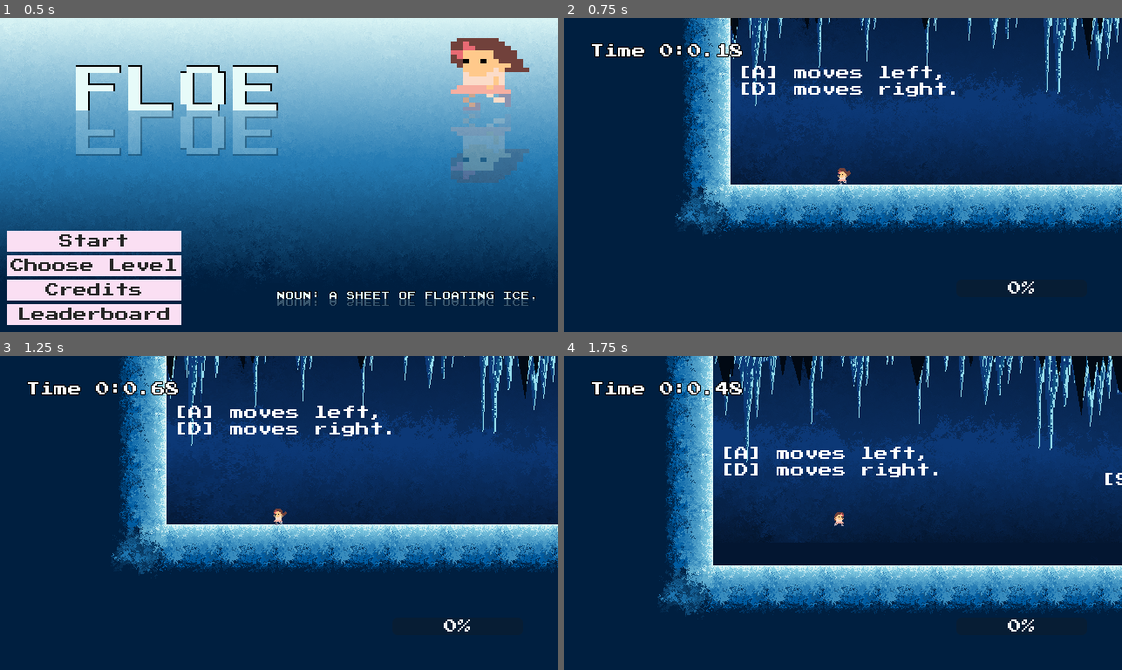
Above: before the commit, frames 1-4 (two rows, left to right).
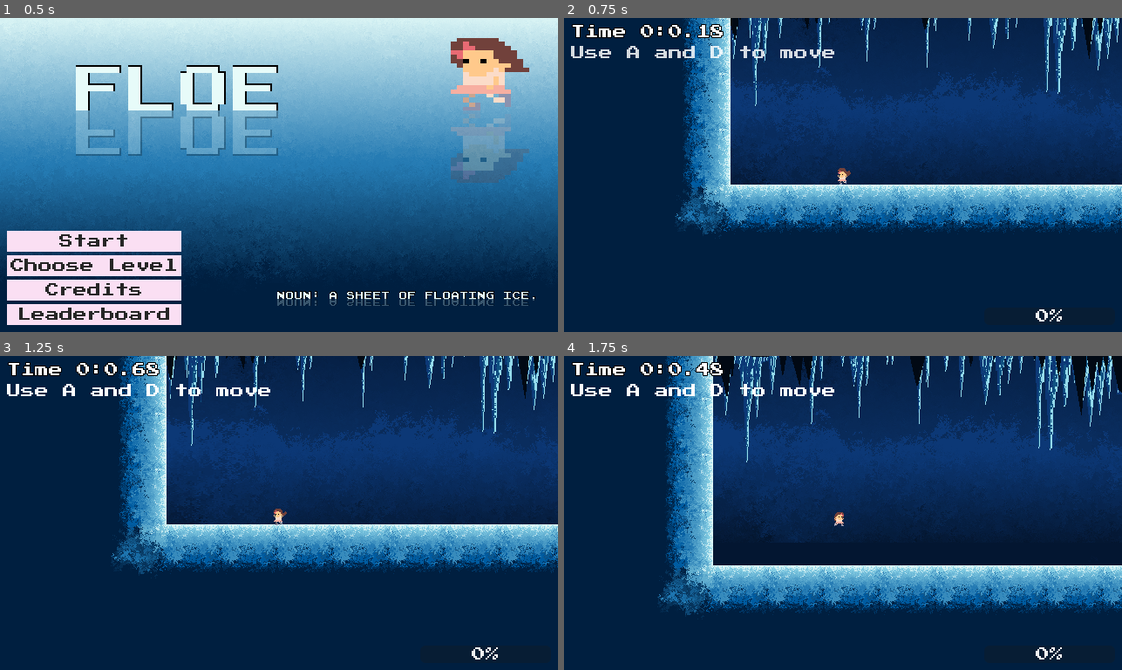
Above: after the commit, the same moments.

Repository: Bitsilisk/speedjam-8
Game: Godot game, scene res://scenes/main.tscn
Same seed, same stepped clock (60 frames per second), same inputs: the game is played once before the commit and once after it.
Inputs (mouse positions are in pixels of both pictures, inside the frame that each line leads up to):
- Up to frame 1 (0.5 s): no input
- Up to frame 2 (0.75 s): click "Start" at 0.5 s
- Up to frame 3 (1.25 s): no input
- Up to frame 4 (1.75 s): tap R (restart) at 1.25 s; move the mouse to (965, 497) at 1.27 s; hold D (move_right) from 1.28 s (still down); tap Shift (dash) at 1.35 s; click (965, 497) at 1.42 s; tap Space (jump) at 1.52 s; tap Enter (enter) at 1.55 s

Frame 1 is identical in both runs. In frame 2, 2.8% of the frame differs, in the area x 1-90%, y 1-97%; in frame 3, 2.8%; in frame 4, 2.8%, in the area x 1-100%, y 1-97%.
Error in both runs: Invalid access to property or key 'player_identifier' on a base object of type 'Nil'. (res://scripts/leaderboard.gd:82)

Commit message:
Add tutorial prompts.

Diff:
--- a/scenes/levels/level_1_tutorial.tscn
+++ b/scenes/levels/level_1_tutorial.tscn
@@ -6,8 +6,8 @@
 [ext_resource type="Texture2D" uid="uid://cqt5hekt5ga51" path="res://assets/art/Tilemap/Parallax/3rd_layer.png" id="3_4b4l2"]
 [ext_resource type="Texture2D" uid="uid://bpsg5t6kxamyr" path="res://assets/art/Tilemap/tilemap_levels2.png" id="4_3ipo4"]
 [ext_resource type="Texture2D" uid="uid://dcwyewygmjxn4" path="res://assets/art/Tilemap/tilemap_levels3.png" id="5_k0bq8"]
-[ext_resource type="Script" path="res://scripts/tutorial_follow_text.gd" id="9_ftm0a"]
 [ext_resource type="PackedScene" uid="uid://coh4q5cpuht56" path="res://scenes/player_manager.tscn" id="9_jtgjq"]
+[ext_resource type="PackedScene" uid="uid://cd3swfvenuluk" path="res://scenes/tutorial_prompt.tscn" id="10_16nvf"]
 [ext_resource type="PackedScene" uid="uid://wdepwbmrptfl" path="res://scenes/end_flag.tscn" id="11_1hxe2"]
 
 [sub_resource type="TileMapPattern" id="TileMapPattern_n04ni"]
@@ -561,19 +561,26 @@
 pattern_0 = SubResource("TileMapPattern_n04ni")
 pattern_1 = SubResource("TileMapPattern_wrjsl")
 
-[sub_resource type="RectangleShape2D" id="RectangleShape2D_bwa2a"]
-size = Vector2(287, 154)
-
-[sub_resource type="RectangleShape2D" id="RectangleShape2D_h1cuy"]
-size = Vector2(897, 113)
-
-[sub_resource type="RectangleShape2D" id="RectangleShape2D_tvn5k"]
-size = Vector2(734, 159)
-
-[sub_resource type="RectangleShape2D" id="RectangleShape2D_y4aq7"]
-size = Vector2(247, 377)
-
-[sub_resource type="LabelSettings" id="LabelSettings_eck37"]
+[sub_resource type="RectangleShape2D" id="RectangleShape2D_12piu"]
+size = Vector2(265, 122)
+
+[sub_resource type="RectangleShape2D" id="RectangleShape2D_6snm1"]
+size = Vector2(1589.5, 167)
+
+[sub_resource type="RectangleShape2D" id="RectangleShape2D_p78px"]
+size = Vector2(922, 326.5)
+
+[sub_resource type="RectangleShape2D" id="RectangleShape2D_ig8mr"]
+size = Vector2(1251, 326.5)
+
+[sub_resource type="RectangleShape2D" id="RectangleShape2D_pctxc"]
+size = Vector2(255, 755)
+
+[sub_resource type="RectangleShape2D" id="RectangleShape2D_b7qwc"]
+size = Vector2(1318.5, 270.5)
+
+[sub_resource type="RectangleShape2D" id="RectangleShape2D_4plby"]
+size = Vector2(1994, 270.5)
 
 [node name="tutorial" type="Node2D"]
 script = ExtResource("1_xolsa")
@@ -678,172 +685,67 @@
 tile_map_data = PackedByteArray("AADt/wEAAQADABAAAADu/wEAAQACABAAAADv/wEAAQADABAAAADw/wEAAQACABAAAADx/wEAAQADABAAAADy/w …(47840 unchanged characters)…
 tile_set = SubResource("TileSet_tbskw")
 
-[node name="tutorial guide notes to add gui" type="Control" parent="."]
-layout_mode = 3
-anchors_preset = 0
-offset_right = 40.0
-offset_bottom = 40.0
-metadata/_edit_use_anchors_ = true
-
-[node name="left_right" type="Control" parent="tutorial guide notes to add gui"]
-anchors_preset = 0
-offset_left = -672.0
-offset_top = -100.0
-offset_right = -632.0
-offset_bottom = -60.0
-script = ExtResource("9_ftm0a")
-
-[node name="left & right" type="Label" parent="tutorial guide notes to add gui/left_right"]
-layout_mode = 1
-anchors_preset = -1
-anchor_left = 3.321
-anchor_top = 0.5
-anchor_right = 3.321
-anchor_bottom = 0.5
-offset_left = -148.84
-offset_top = -24.0
-offset_right = 92.16
-offset_bottom = 19.0
-grow_horizontal = 2
-grow_vertical = 2
-pivot_offset = Vector2(-1, 1)
-text = "[A] moves left,
-[D] moves right."
-
-[node name="Area2D" type="Area2D" parent="tutorial guide notes to add gui/left_right"]
-collision_layer = 8
-
-[node name="CollisionShape2D" type="CollisionShape2D" parent="tutorial guide notes to add gui/left_right/Area2D"]
-position = Vector2(109.5, 55)
-shape = SubResource("RectangleShape2D_bwa2a")
-
-[node name="space" type="Control" parent="tutorial guide notes to add gui"]
-anchors_preset = 0
-offset_left = -258.0
-offset_top = -74.0
-offset_right = -218.0
-offset_bottom = -34.0
-script = ExtResource("9_ftm0a")
-
-[node name="space" type="Label" parent="tutorial guide notes to add gui/space"]
-layout_mode = 0
-offset_right = 199.0
-offset_bottom = 23.0
-text = "[Space] to jump"
-metadata/_edit_use_anchors_ = true
-
-[node name="Area2D" type="Area2D" parent="tutorial guide notes to add gui/space"]
-collision_layer = 8
-
-[node name="CollisionShape2D" type="CollisionShape2D" parent="tutorial guide notes to add gui/space/Area2D"]
-position = Vector2(437.5, 46.5)
-shape = SubResource("RectangleShape2D_h1cuy")
-
-[node name="floe_dash" type="Control" parent="tutorial guide notes to add gui"]
-anchors_preset = 0
-offset_left = 2794.0
-offset_top = 146.0
-offset_right = 2834.0
-offset_bottom = 186.0
-script = ExtResource("9_ftm0a")
-
-[node name="floe dash" type="Label" parent="tutorial guide notes to add gui/floe_dash"]
-layout_mode = 0
-offset_right = 716.0
-offset_bottom = 23.0
-text = "Right [SHIFT]
-while in the air to perform a FLOE dash."
-metadata/_edit_use_anchors_ = true
-
-[node name="Area2D" type="Area2D" parent="tutorial guide notes to add gui/floe_dash"]
-collision_layer = 8
-
-[node name="CollisionShape2D" type="CollisionShape2D" parent="tutorial guide notes to add gui/floe_dash/Area2D"]
-position = Vector2(-321, 69.5)
-shape = SubResource("RectangleShape2D_tvn5k")
-
-[node name="fast_drop" type="Control" parent="tutorial guide notes to add gui"]
-anchors_preset = 0
-offset_left = 3296.0
-offset_top = -283.0
-offset_right = 3336.0
-offset_bottom = -243.0
-script = ExtResource("9_ftm0a")
-
-[node name="fast drop" type="Label" parent="tutorial guide notes to add gui/fast_drop"]
-layout_mode = 0
-offset_right = 290.0
-offset_bottom = 23.0
-text = "[S] to go down faster."
-metadata/_edit_use_anchors_ = true
-
-[node name="Area2D" type="Area2D" parent="tutorial guide notes to add gui/fast_drop"]
-collision_layer = 8
-
-[node name="CollisionShape2D" type="CollisionShape2D" parent="tutorial guide notes to add gui/fast_drop/Area2D"]
-position = Vector2(175.5, 178.5)
-shape = SubResource("RectangleShape2D_y4aq7")
-
-[node name="fast drop2" type="Label" parent="tutorial guide notes to add gui"]
-layout_mode = 1
-anchors_preset = -1
-anchor_left = -7.175
-anchor_top = 0.2
-anchor_right = 1.4
-anchor_bottom = 0.2
-offset_left = 2682.0
-offset_top = -332.0
-offset_right = 3132.0
-offset_bottom = -309.0
-text = "Left [SHIFT] while in the air uses your FLOE to move faster."
-metadata/_edit_use_anchors_ = true
-
-[node name="building flow" type="Label" parent="tutorial guide notes to add gui"]
-layout_mode = 1
-anchors_preset = -1
-anchor_left = -16.925
-anchor_top = 5.35
-anchor_right = -11.45
-anchor_bottom = 5.35
-offset_left = 2189.0
-offset_top = -334.0
-offset_right = 2500.0
-offset_bottom = -311.0
-text = "Building up top speed put you in a FLOE!"
-metadata/_edit_use_anchors_ = true
-
-[node name="wall jump" type="Label" parent="tutorial guide notes to add gui"]
-layout_mode = 1
-anchors_preset = -1
-anchor_left = -4.05
-anchor_top = -0.1
-anchor_right = -4.05
-anchor_bottom = -0.1
-offset_left = 867.0
-offset_top = -15.0
-offset_right = 1488.0
-offset_bottom = 8.0
-text = "Provide UI: [Space] in succession to wall jump."
-label_settings = SubResource("LabelSettings_eck37")
-metadata/_edit_use_anchors_ = true
-
-[node name="restart" type="Label" parent="tutorial guide notes to add gui"]
-layout_mode = 0
-offset_left = 295.0
-offset_top = 415.0
-offset_right = 552.0
-offset_bottom = 438.0
-text = "Press [R] to retry for faster times."
-metadata/_edit_use_anchors_ = true
-
-[node name="dev_notes" type="Control" parent="tutorial guide notes to add gui"]
-anchors_preset = 0
-offset_right = 40.0
-offset_bottom = 40.0
-metadata/_edit_use_anchors_ = true
-
 [node name="PlayerManager" parent="." instance=ExtResource("9_jtgjq")]
 position = Vector2(-575, 13)
 
 [node name="Flag" parent="." instance=ExtResource("11_1hxe2")]
 position = Vector2(281, 456)
+
+[node name="TutorialPrompt" parent="." instance=ExtResource("10_16nvf")]
+position = Vector2(-534, -132)
+text = "Use A and D to move"
+
+[node name="CollisionShape2D" type="CollisionShape2D" parent="TutorialPrompt"]
+position = Vector2(-41.5, 109)
+shape = SubResource("RectangleShape2D_12piu")
+
+[node name="TutorialPrompt2" parent="." instance=ExtResource("10_16nvf")]
+position = Vector2(-534, -132)
+text = "Use Space to Jump"
+
+[node name="CollisionShape2D" type="CollisionShape2D" parent="TutorialPrompt2"]
+position = Vector2(890.25, 85.5)
+shape = SubResource("RectangleShape2D_6snm1")
+
+[node name="TutorialPrompt3" parent="." instance=ExtResource("10_16nvf")]
+position = Vector2(-534, -132)
+text = "Jump near a wall to wall kick"
+
+[node name="CollisionShape2D" type="CollisionShape2D" parent="TutorialPrompt3"]
+position = Vector2(2150, 9.25)
+shape = SubResource("RectangleShape2D_p78px")
+
+[node name="TutorialPrompt4" parent="." instance=ExtResource("10_16nvf")]
+position = Vector2(-534, -132)
+text = "Hold Left Shift in the air to use your
+FLOE ability to move faster"
+
+[node name="CollisionShape2D" type="CollisionShape2D" parent="TutorialPrompt4"]
+position = Vector2(3264.5, -240)
+shape = SubResource("RectangleShape2D_ig8mr")
+
+[node name="TutorialPrompt5" parent="." instance=ExtResource("10_16nvf")]
+position = Vector2(-534, -132)
+text = "Press S to fast fall"
+
+[node name="CollisionShape2D" type="CollisionShape2D" parent="TutorialPrompt5"]
+position = Vector2(4019.5, 74.5)
+shape = SubResource("RectangleShape2D_pctxc")
+
+[node name="TutorialPrompt6" parent="." instance=ExtResource("10_16nvf")]
+position = Vector2(-534, -132)
+text = "Pressing Right Shift with 100% flow
+meter will perform a Floe Dash"
+
+[node name="CollisionShape2D" type="CollisionShape2D" parent="TutorialPrompt6"]
+position = Vector2(3222.25, 346.75)
+shape = SubResource("RectangleShape2D_b7qwc")
+
+[node name="TutorialPrompt7" parent="." instance=ExtResource("10_16nvf")]
+position = Vector2(-534, -132)
+text = "Press R at any time to restart the
+level for faster times."
+
+[node name="CollisionShape2D" type="CollisionShape2D" parent="TutorialPrompt7"]
+position = Vector2(1666, 523)
+shape = SubResource("RectangleShape2D_4plby")
--- a/scenes/player_ui.tscn
+++ b/scenes/player_ui.tscn
@@ -16,8 +16,8 @@
 grow_vertical = 2
 mouse_filter = 2
 script = ExtResource("1_sxo0f")
-time_label = NodePath("MarginContainer/timer/VBoxContainer/time")
-flow_bar = NodePath("MarginContainer/MarginContainer/ProgressBar")
+time_label = NodePath("MarginContainer/VBoxContainer/time")
+flow_bar = NodePath("MarginContainer/ProgressBar")
 
 [node name="MarginContainer" type="MarginContainer" parent="."]
 layout_mode = 1
@@ -27,33 +27,21 @@
 grow_horizontal = 2
 grow_vertical = 2
 mouse_filter = 2
-theme_override_constants/margin_left = 10
-theme_override_constants/margin_top = 10
-theme_override_constants/margin_right = 20
-theme_override_constants/margin_bottom = 20
+theme_override_constants/margin_left = 8
+theme_override_constants/margin_top = 8
+theme_override_constants/margin_right = 8
+theme_override_constants/margin_bottom = 8
 
-[node name="timer" type="MarginContainer" parent="MarginContainer"]
-layout_mode = 2
-mouse_filter = 2
-theme_override_constants/margin_left = 20
-theme_override_constants/margin_top = 20
-
-[node name="VBoxContainer" type="VBoxContainer" parent="MarginContainer/timer"]
+[node name="VBoxContainer" type="VBoxContainer" parent="MarginContainer"]
 layout_mode = 2
 mouse_filter = 2
 
-[node name="time" type="Label" parent="MarginContainer/timer/VBoxContainer"]
+[node name="time" type="Label" parent="MarginContainer/VBoxContainer"]
 layout_mode = 2
 text = "00:00"
 label_settings = SubResource("LabelSettings_omblg")
 
-[node name="MarginContainer" type="MarginContainer" parent="MarginContainer"]
-layout_mode = 2
-mouse_filter = 2
-theme_override_constants/margin_right = 20
-theme_override_constants/margin_bottom = 20
-
-[node name="ProgressBar" type="ProgressBar" parent="MarginContainer/MarginContainer"]
+[node name="ProgressBar" type="ProgressBar" parent="MarginContainer"]
 custom_minimum_size = Vector2(150, 0)
 layout_mode = 2
 size_flags_horizontal = 8
--- /dev/null
+++ b/scenes/tutorial_prompt.tscn
@@ -0,0 +1,24 @@
+[gd_scene load_steps=2 format=3 uid="uid://cd3swfvenuluk"]
+
+[ext_resource type="Script" path="res://tutorial_prompt.gd" id="1_1bcyi"]
+
+[node name="TutorialPrompt" type="Area2D"]
+script = ExtResource("1_1bcyi")
+
+[node name="CanvasLayer" type="CanvasLayer" parent="."]
+
+[node name="MarginContainer" type="MarginContainer" parent="CanvasLayer"]
+offset_right = 40.0
+offset_bottom = 40.0
+theme_override_constants/margin_left = 8
+theme_override_constants/margin_top = 32
+theme_override_constants/margin_right = 8
+theme_override_constants/margin_bottom = 8
+
+[node name="Label" type="Label" parent="CanvasLayer/MarginContainer"]
+self_modulate = Color(1, 1, 1, 0)
+layout_mode = 2
+text = "Hello World"
+
+[connection signal="body_entered" from="." to="." method="_on_body_entered"]
+[connection signal="body_exited" from="." to="." method="_on_body_exited"]
--- /dev/null
+++ b/tutorial_prompt.gd
@@ -0,0 +1,19 @@
+extends Area2D
+@export_multiline var text:String
+@onready var label:Label = $CanvasLayer/MarginContainer/Label
+
+
+func _ready():
+	label.text = text
+
+func _on_body_entered(body):
+	if not body is Player:
+		return
+	var tween = create_tween()
+	tween.tween_property(label, "self_modulate", Color.WHITE, .2)
+
+func _on_body_exited(body):
+	if not body is Player:
+		return
+	var tween = create_tween()
+	tween.tween_property(label, "self_modulate", Color.TRANSPARENT, .2)
Not shown: 1 places in scenes/levels/level_1_tutorial.tscn that only renumber resources
